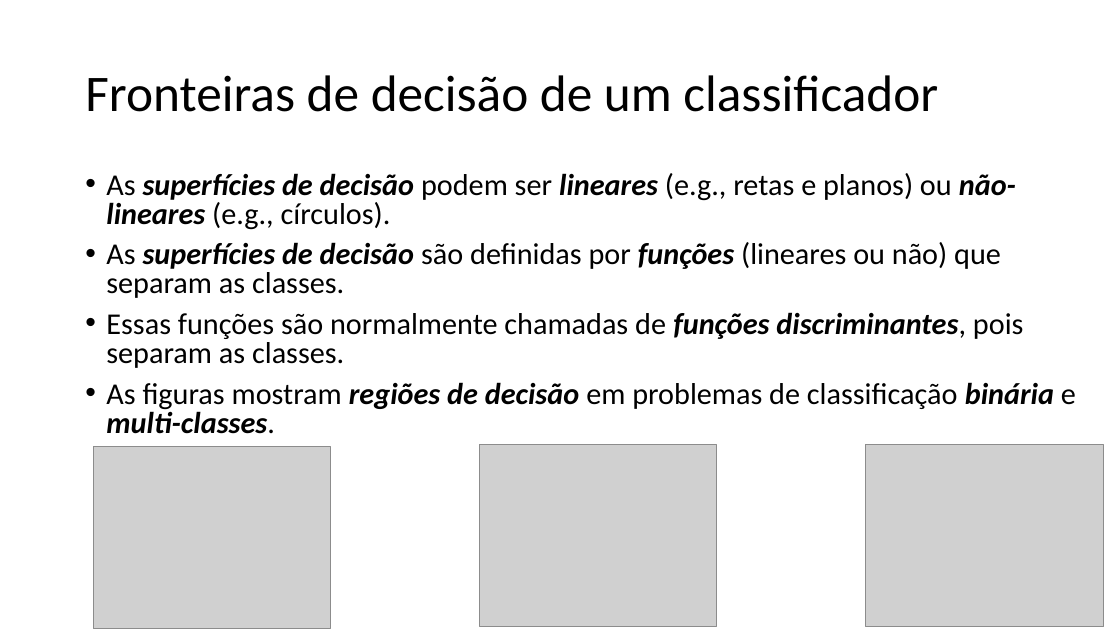
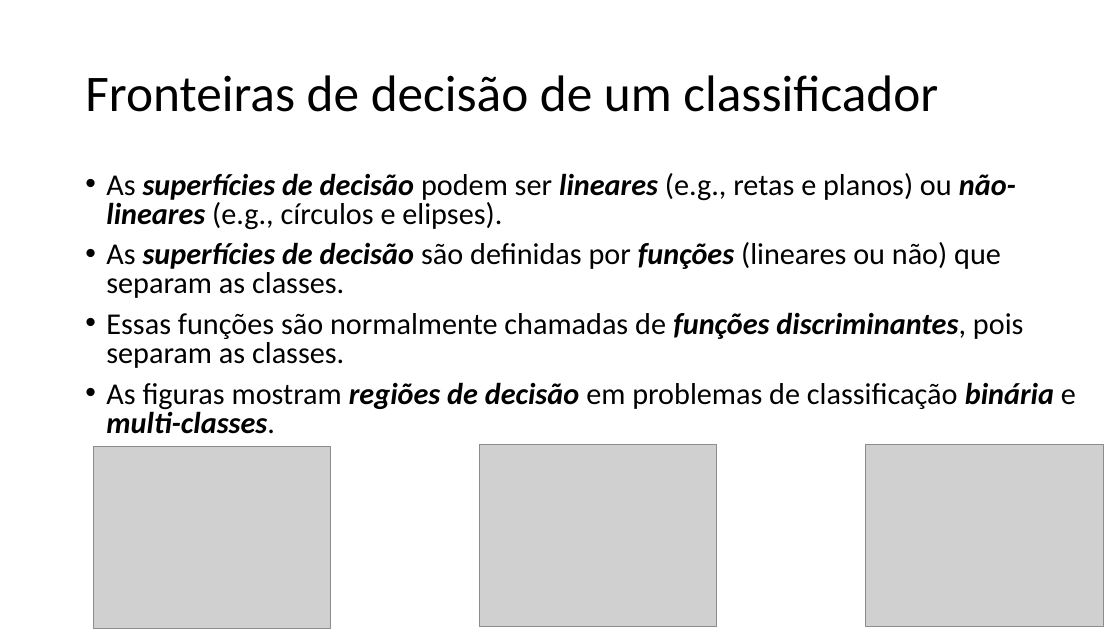
Before and after one commit to zz4fap/t320_aprendizado_de_maquina, a slide deck: slide 16 of slides/T320_Classificação (Parte I).pptx. Drawn at 1120x630 pixels with LibreOffice and Linux fonts; fonts in the diff are those of the drawing; grey boxes stand for pictures. Boxes give left, top, right and bottom in pixels: in the first picture for what was removed or moved away, otherwise in the second. Text is boxed around its words. In the diff, an @@ line names an element or a change of style, - is before the commit and + after.

```diff
--- a/slides/T320_Classificação (Parte I).pptx
+++ b/slides/T320_Classificação (Parte I).pptx
@@ text at bbox=[106, 173, 1016, 230]: text changed @@
-• As superfícies de decisão podem ser lineares (e.g., retas e planos) ou não-lineares (e.g., círculos).
+• As superfícies de decisão podem ser lineares (e.g., retas e planos) ou não-lineares (e.g., círculos e elipses).
```
Also in this commit, not shown: 7 other slides changed, 1 other file.
